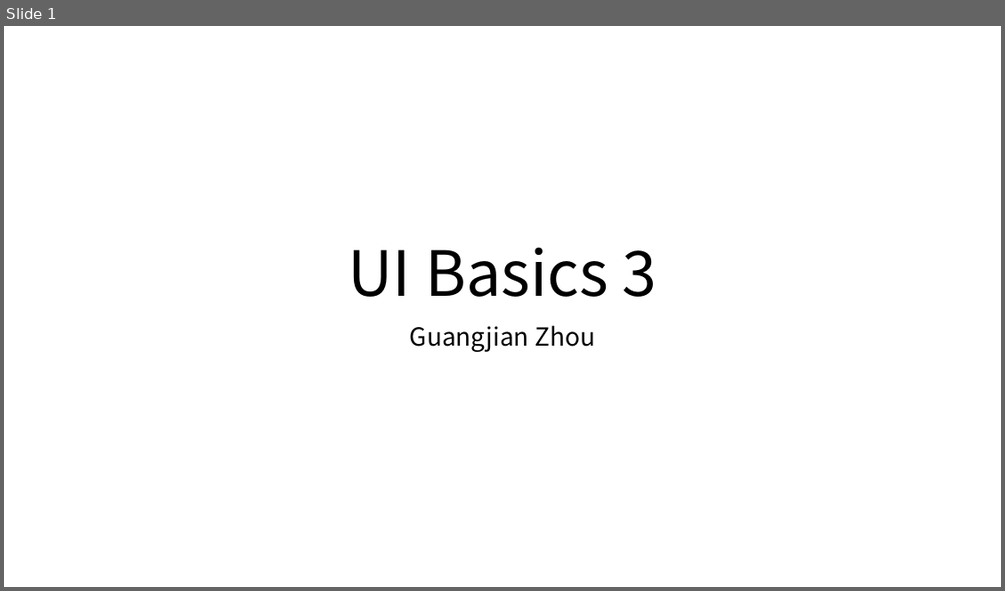
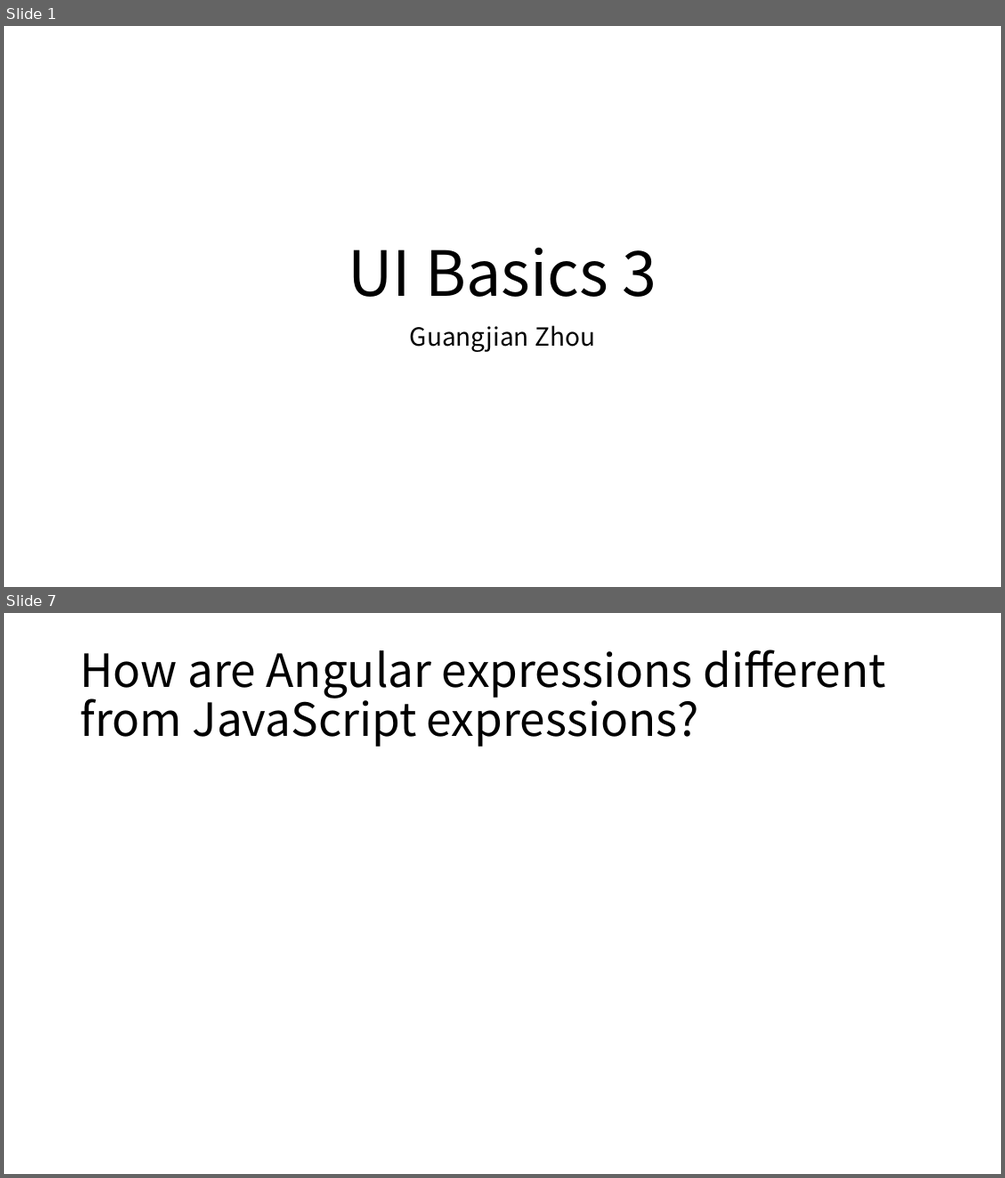
Before and after one commit to Marvioo/Cogent, a slide deck: Java Basics/UI Basics 3.pptx. Shown one above the other, each under a label of ours: slide 1 before the commit, slides 1 and 7 after it; the slides between them are not shown. The pictures are 1005x591 and 1005x1178 pixels, drawn with LibreOffice and Linux fonts; fonts in the diff are those of the drawing. Boxes give left, top, right and bottom in pixels: in the first picture for what was removed or moved away, otherwise in the second. Text is boxed around its words. In the diff, an @@ line names an element or a change of style, - is before the commit and + after.

```diff
--- a/Java Basics/UI Basics 3.pptx
+++ b/Java Basics/UI Basics 3.pptx
@@ slide 7 added at bbox=[4, 613, 1001, 1174], background #FFFFFF @@
@@ title added at bbox=[80, 649, 885, 747], 44 pt, text #000000 @@
+How are Angular expressions different from JavaScript expressions?
```
Also in this commit, not shown: 2 slides changed, 12 other slides added.
